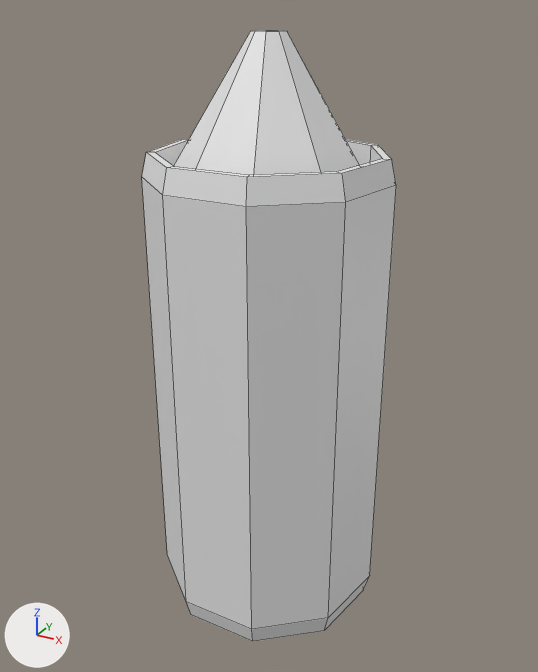
Before and after pictures for a commit that changed the Blender file assets/models/rotator.blend.
Camera for both pictures: a 50 mm lens placed at (2.83, -5.15, 3.06), pointed at (-0.02, 0.03, 0.46). Arrows for +X, +Y and +Z are at lower left; the lights stay in place. Mesh edges are drawn as thin lines.
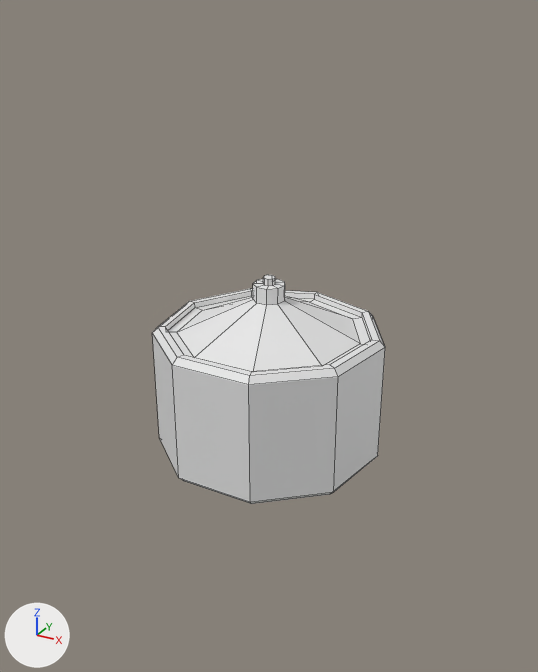
Changed parts and their boxes [x1, y1, x2, y2] in the pictures (538 x 672 px):
'Cylinder', reshaped, rescaled (8% narrower, 62% shorter)
    before: [142, 30, 396, 642]
    after: [152, 275, 385, 504]
part 1 of me_cylinder, built on
    before: [174, 30, 359, 175]
    after: [177, 275, 360, 372]

What changed in the scene script:
```text
Change me_cylinder:
    used by ob_cylinder; location = (0.0, 0.0, 0.0); scale = (1.0, 1.0, 4.08)
    remove me_cylinder.from_pydata(...)  # 182 vertices, 191 faces; spans x -0.98..0.98, y -0.94..1.0, z -0.5..0.71
    add me_cylinder.from_pydata(...)  # 218 vertices, 227 faces; spans x -0.98..0.98, y -0.94..1.0, z -0.5..0.89
    me_cylinder part 1
    10 faces are deleted
    18 vertices are added at x -0.78..0.78, y -0.74..0.79, z 0.46..0.83
    9 new vertices lie (0.0, 0.0, 0.12) away from vertices in x -0.13..0.13, y -0.13..0.14, z 0.71
    9 new vertices lie (0.0, 0.0, 0.06) away from vertices in x -0.05..0.05, y -0.05..0.05, z 0.83
    46 new faces join them
Change ob_cylinder:
    ob_cylinder.scale: (1.0, 1.0, 4.08) -> (1.0, 1.0, 1.15)
```
